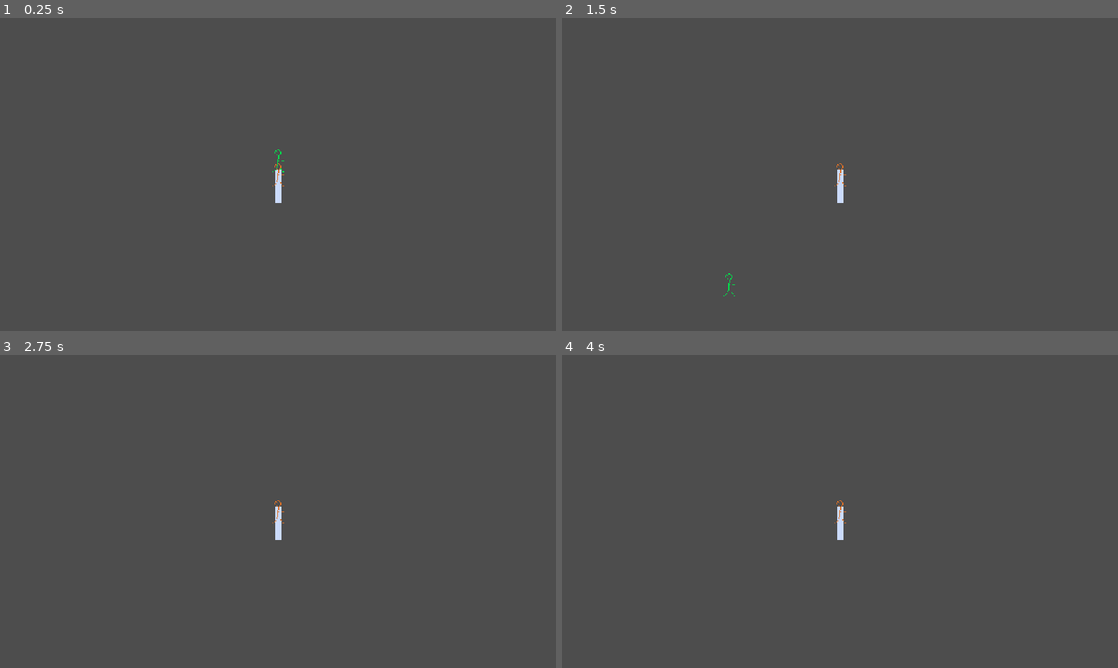
Above: before the commit, frames 1-4 (two rows, left to right).
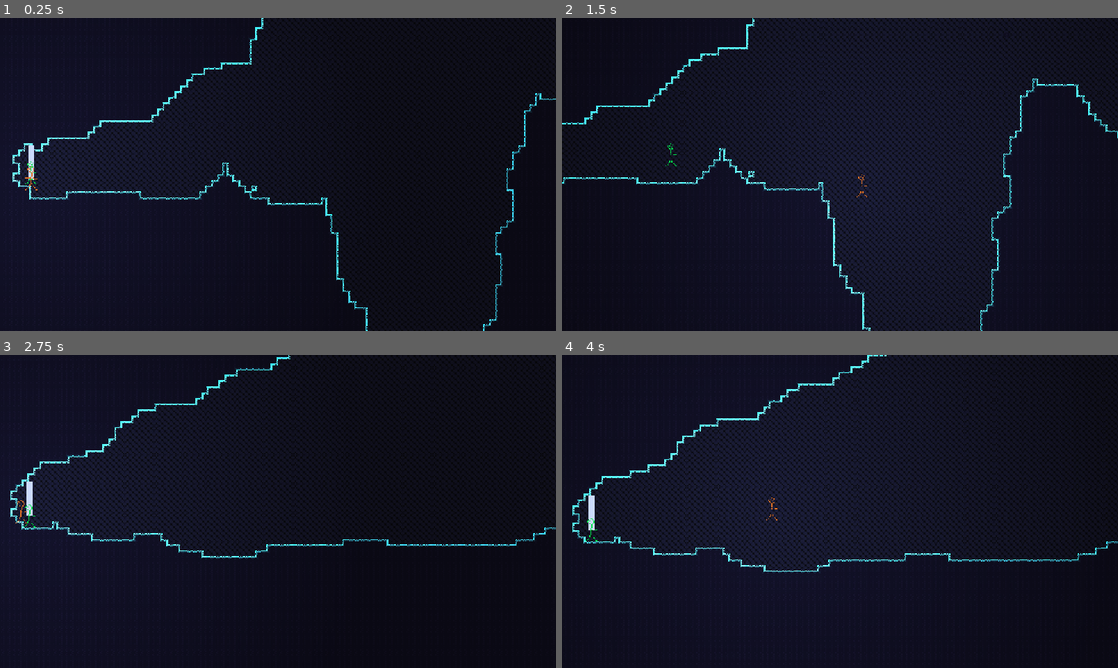
Above: after the commit, the same moments.

Repository: henreedev/exponential-climb
Game: Godot game, scene res://scenes/game.tscn
The game is run twice, just before and just after one commit, with the same random seed, the same clock (stepped at 60 frames per second) and the same inputs. The engine's default icon, where the game draws it, is replaced by a stand-in: a white triangle on a blue panel in a dark square.
Inputs (mouse positions are in pixels of both pictures, inside the frame that each line leads up to):
- Up to frame 1 (0.25 s): no input
- Up to frame 2 (1.5 s): move the mouse to (962, 158) at 0.52 s; press the mouse at (962, 158) at 0.53 s; hold D (move_right) from 0.53 s (still down); tap Space (jump) at 0.77 s; move the mouse to (728, 190) at 1.27 s; release the mouse at (728, 190) at 1.28 s; tap Middle mouse button (teleport_enemy) at 1.35 s
- Up to frame 3 (2.75 s): tap Space (jump) at 1.52 s; move the mouse to (333, 442) at 2.02 s; release D (move_right) at 2.03 s; hold A (move_left) from 2.03 s (still down); hold R (test_generate_new_room) from 2.03 s (still down)
- Up to frame 4 (4 s): tap Enter at 2.75 s; move the mouse to (812, 574) at 2.77 s; release A (move_left) at 2.78 s; release R (test_generate_new_room) at 2.78 s; hold D (move_right) from 2.78 s (still down); right-click (812, 574) at 2.85 s; tap Space (jump) at 3.02, 3.77 s; move the mouse to (1006, 558) at 3.52 s; hold Q (toggle_loop) from 3.53 s (still down)

The runs differ from the first frame. In frame 1, 100% of the frame differs, in the area x 0-100%, y 0-100%; in frame 2, 100%; in frame 3, 100%; in frame 4, 100%.
Error before the commit: Parse Error: Could not preload resource file "res://resources/player_classes/class_lead.tres". (res://scripts/player/player.gd:29)

Commit message:
filepath surgery successful

Diff:
--- a/resources/player_classes/class_lead.tres
+++ b/resources/player_classes/class_lead.tres
@@ -1,6 +1,6 @@
 [gd_resource type="Resource" script_class="PlayerClass" load_steps=2 format=3 uid="uid://doyo0lotku6ow"]
 
-[ext_resource type="Script" path="res://scripts/player/classes/player_class.gd" id="1_gviq6"]
+[ext_resource type="Script" path="res://scripts/player/player_class.gd" id="1_gviq6"]
 
 [resource]
 script = ExtResource("1_gviq6")
